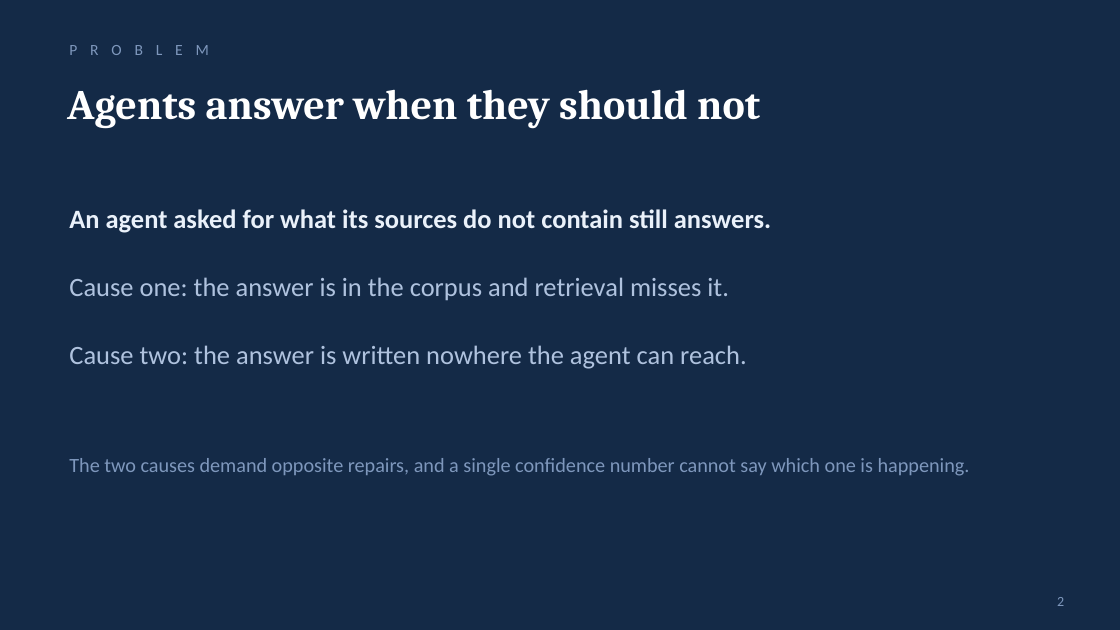
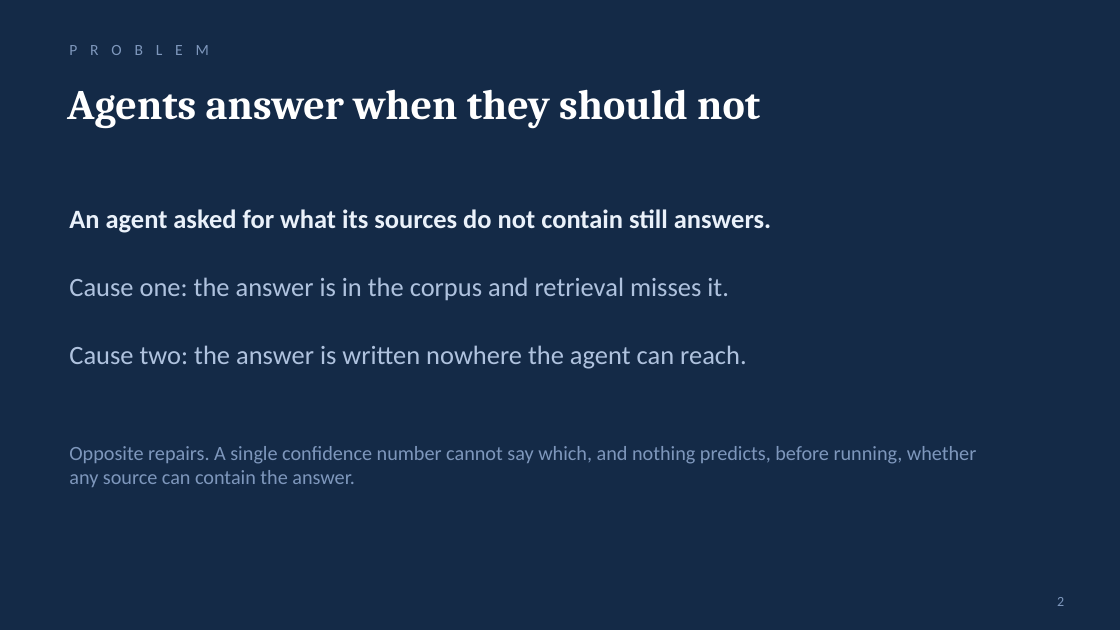
Before and after one commit to shecode-hue/knowing-where-not-to-look, a slide deck: slide 2 of presentation/knowing_where_not_to_look.pptx. Drawn at 1120x630 pixels with LibreOffice and Linux fonts; fonts in the diff are those of the drawing. Boxes give left, top, right and bottom in pixels: in the first picture for what was removed or moved away, otherwise in the second. Text is boxed around its words. In the diff, an @@ line names an element or a change of style, - is before the commit and + after.

```diff
--- a/presentation/knowing_where_not_to_look.pptx
+++ b/presentation/knowing_where_not_to_look.pptx
@@ text at [69, 446, 976, 487]: text changed @@
-The two causes demand opposite repairs, and a single confidence number cannot say which one is happening.
+Opposite repairs. A single confidence number cannot say which, and nothing predicts, before running, whether any source can contain the answer.
```
Also in this commit, not shown: 1 other slide changed, 3 slides removed, 3 other files.
